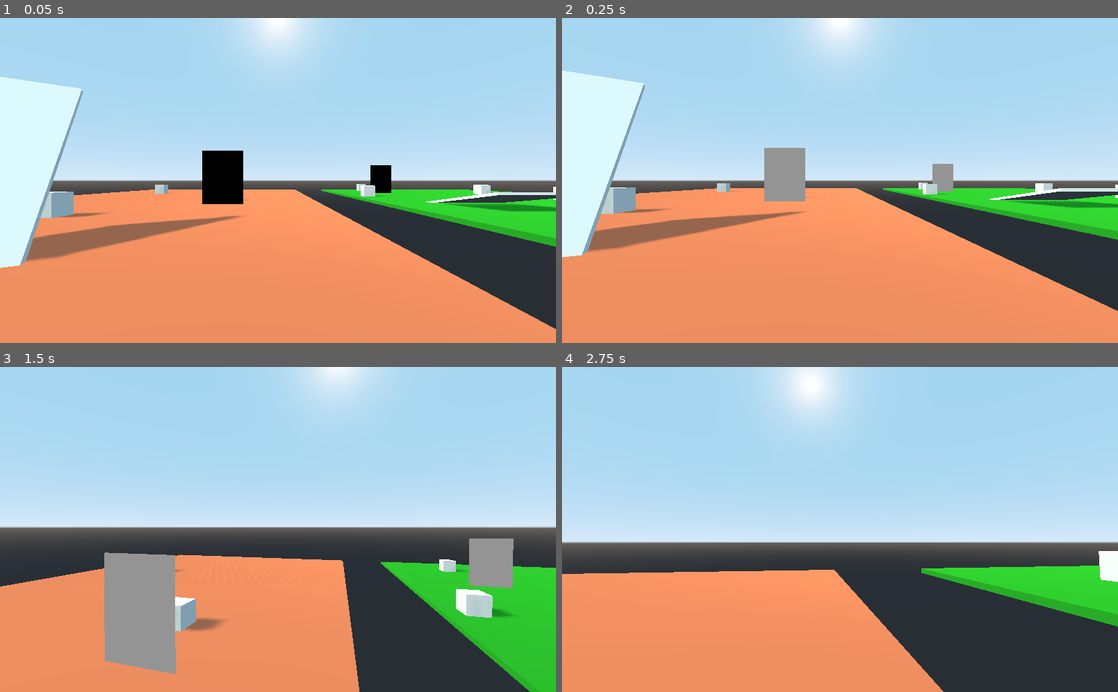
Above: before the commit, frames 1-4 (two rows, left to right).
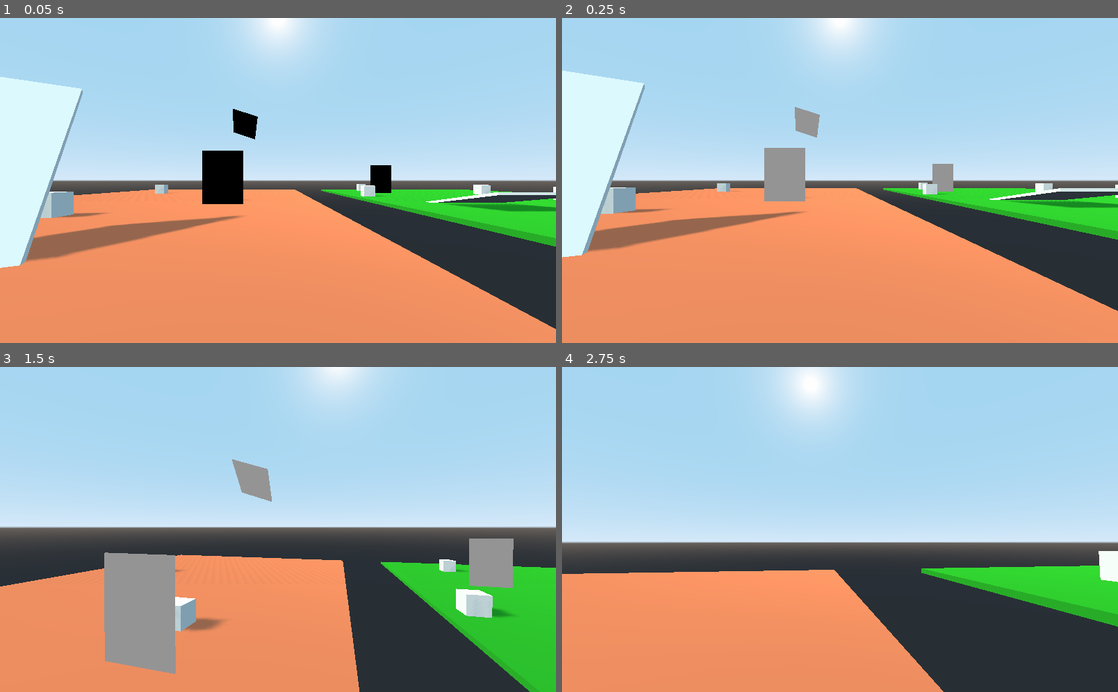
Above: after the commit, the same moments.

Repository: greenrazer/portals-godot
Game: Godot game, scene res://Levels/Portals.tscn
The game is run twice, just before and just after one commit, with the same random seed, the same clock (stepped at 60 frames per second) and the same inputs. The project has no main scene, so this scene is started directly.
Inputs (mouse positions are in pixels of both pictures, inside the frame that each line leads up to):
- Up to frame 1 (0.05 s): no input
- Up to frame 2 (0.25 s): no input
- Up to frame 3 (1.5 s): tap Enter at 0.5 s; move the mouse to (305, 529) at 0.52 s; hold W (move_up) from 0.53 s (still down); click (305, 529) at 0.6 s; tap Space (jump) at 0.77 s; move the mouse to (250, 529) at 1.27 s; tap Shift (sprint) at 1.35 s
- Up to frame 4 (2.75 s): keep holding W (move_up); tap Space (jump) at 1.52 s; move the mouse to (851, 523) at 2.02 s; click (851, 523) at 2.1 s

The runs differ from the first frame. In frame 1, 0.3% of the frame differs, in the area x 41-47%, y 27-38%; in frame 2, 0.3%; in frame 3, 0.6%, in the area x 41-49%, y 28-42%; in frame 4, nothing differs.

Commit message:
added more portals

Diff:
--- a/Levels/Portals.tscn
+++ b/Levels/Portals.tscn
@@ -45,6 +45,16 @@
 shader = ExtResource( 4 )
 
 [sub_resource type="CubeMesh" id=17]
+
+[sub_resource type="ShaderMaterial" id=22]
+shader = ExtResource( 4 )
+
+[sub_resource type="CubeMesh" id=23]
+
+[sub_resource type="ShaderMaterial" id=24]
+shader = ExtResource( 4 )
+
+[sub_resource type="CubeMesh" id=25]
 
 [node name="Main" type="Spatial"]
 script = ExtResource( 1 )
@@ -299,7 +309,77 @@
 
 [node name="VisibilityNotifier" type="VisibilityNotifier" parent="Portals/PortalPair1/PortalB/Shape"]
 transform = Transform( 1, 0, 4.44089e-16, 0, 1, 0, 0, 0, 1, 0, 0, 0 )
+
+[node name="PortalPair2" type="Spatial" parent="Portals"]
+script = ExtResource( 3 )
+
+[node name="PortalA" type="Spatial" parent="Portals/PortalPair2"]
+transform = Transform( 0.950646, 0.162669, -0.264218, -0.310278, 0.498393, -0.809525, 0, 0.851553, 0.524268, -10.666, 8.68091, -8.09776 )
+script = ExtResource( 5 )
+
+[node name="Viewport" type="Viewport" parent="Portals/PortalPair2/PortalA"]
+keep_3d_linear = true
+shadow_atlas_size = 4
+
+[node name="Camera" type="Camera" parent="Portals/PortalPair2/PortalA/Viewport"]
+transform = Transform( 1, 0, 0, 0, 1, 0, 0, 0, 1, 0, 0, 0 )
+cull_mask = 1048569
+current = true
+
+[node name="Shape" type="Spatial" parent="Portals/PortalPair2/PortalA"]
+transform = Transform( 1.5, 0, 0, 0, 2, 0, 0, 0, 0.03, 0, 0, 0 )
+
+[node name="Area" type="Area" parent="Portals/PortalPair2/PortalA/Shape"]
+
+[node name="CollisionShape" type="CollisionShape" parent="Portals/PortalPair2/PortalA/Shape/Area"]
+shape = SubResource( 8 )
+
+[node name="Outside" type="MeshInstance" parent="Portals/PortalPair2/PortalA/Shape"]
+transform = Transform( 1, 0, 0, 0, 0.999, 0, 0, 0, 1, 0, 0, 0 )
+layers = 2
+material_override = SubResource( 22 )
+cast_shadow = 0
+mesh = SubResource( 23 )
+material/0 = null
+
+[node name="VisibilityNotifier" type="VisibilityNotifier" parent="Portals/PortalPair2/PortalA/Shape"]
+
+[node name="PortalB" type="Spatial" parent="Portals/PortalPair2"]
+transform = Transform( -0.3041, 0, 0.95264, 0, 1, 0, -0.95264, 0, -0.3041, 16.308, 2, 4.91934 )
+script = ExtResource( 5 )
+
+[node name="Viewport" type="Viewport" parent="Portals/PortalPair2/PortalB"]
+keep_3d_linear = true
+shadow_atlas_size = 4
+
+[node name="Camera" type="Camera" parent="Portals/PortalPair2/PortalB/Viewport"]
+transform = Transform( 1, 0, 0, 0, 1, 0, 0, 0, 1, 0, 0, 0 )
+cull_mask = 1048569
+current = true
+
+[node name="Shape" type="Spatial" parent="Portals/PortalPair2/PortalB"]
+transform = Transform( 1.5, 0, 0, 0, 2, 0, 0, 0, 0.03, 0, 0, 0 )
+
+[node name="Area" type="Area" parent="Portals/PortalPair2/PortalB/Shape"]
+
+[node name="CollisionShape" type="CollisionShape" parent="Portals/PortalPair2/PortalB/Shape/Area"]
+shape = SubResource( 8 )
+
+[node name="Outside" type="MeshInstance" parent="Portals/PortalPair2/PortalB/Shape"]
+transform = Transform( 1, 0, 0, 0, 0.999, 0, 0, 0, 1, 0, 0, 0 )
+layers = 4
+material_override = SubResource( 24 )
+cast_shadow = 0
+mesh = SubResource( 25 )
+material/0 = null
+
+[node name="VisibilityNotifier" type="VisibilityNotifier" parent="Portals/PortalPair2/PortalB/Shape"]
+transform = Transform( 1, 0, 4.44089e-16, 0, 1, 0, 0, 0, 1, 0, 0, 0 )
 [connection signal="body_entered" from="Portals/PortalPair1/PortalA/Shape/Area" to="Portals/PortalPair1/PortalA" method="_on_Area_body_entered"]
 [connection signal="body_exited" from="Portals/PortalPair1/PortalA/Shape/Area" to="Portals/PortalPair1/PortalA" method="_on_Area_body_exited"]
 [connection signal="body_entered" from="Portals/PortalPair1/PortalB/Shape/Area" to="Portals/PortalPair1/PortalB" method="_on_Area_body_entered"]
 [connection signal="body_exited" from="Portals/PortalPair1/PortalB/Shape/Area" to="Portals/PortalPair1/PortalB" method="_on_Area_body_exited"]
+[connection signal="body_entered" from="Portals/PortalPair2/PortalA/Shape/Area" to="Portals/PortalPair2/PortalA" method="_on_Area_body_entered"]
+[connection signal="body_exited" from="Portals/PortalPair2/PortalA/Shape/Area" to="Portals/PortalPair2/PortalA" method="_on_Area_body_exited"]
+[connection signal="body_entered" from="Portals/PortalPair2/PortalB/Shape/Area" to="Portals/PortalPair2/PortalB" method="_on_Area_body_entered"]
+[connection signal="body_exited" from="Portals/PortalPair2/PortalB/Shape/Area" to="Portals/PortalPair2/PortalB" method="_on_Area_body_exited"]
Not shown: 1 places in Levels/Portals.tscn that only renumber resources
